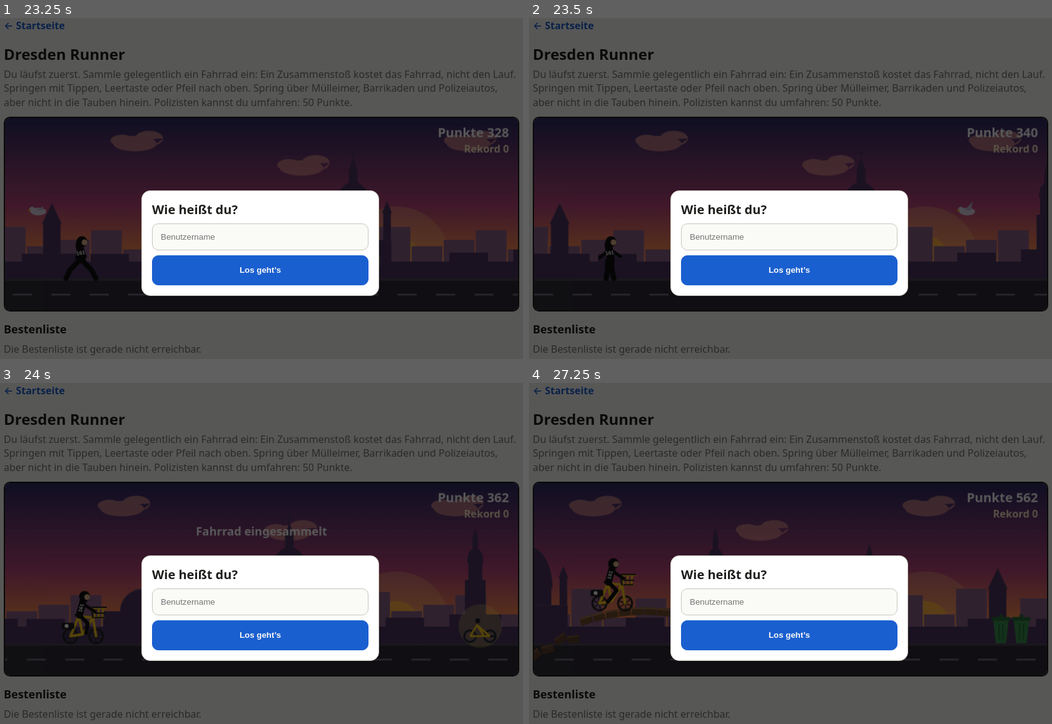
Above: before the commit, frames 1-4 (two rows, left to right).
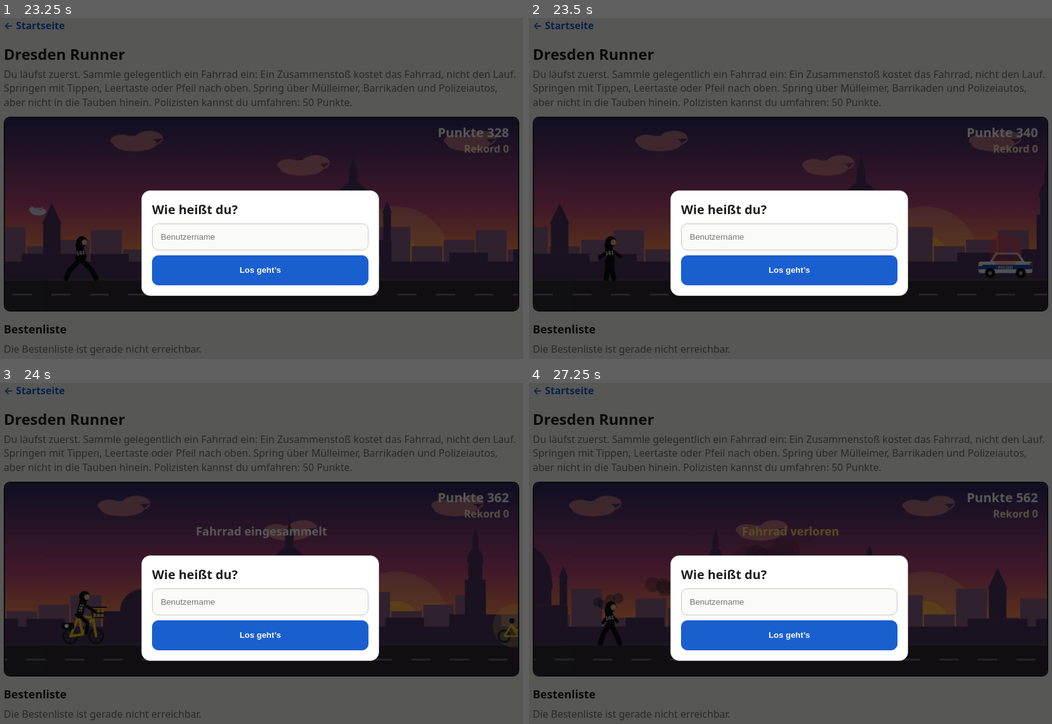
Above: after the commit, the same moments.

Repository: Tommy-9-7/sudoku
Game: browser game, page runner.html
Same seed, same stepped clock (60 frames per second), same inputs: the game is played once before the commit and once after it.
Inputs (mouse positions are in pixels of both pictures, inside the frame that each line leads up to):
- Up to frame 1 (23.25 s): click (261, 212) at 0.27 s; tap Right at 1.03 s; tap W at 15.02 s
- Up to frame 2 (23.5 s): no input
- Up to frame 3 (24 s): no input
- Up to frame 4 (27.25 s): no input

Frame 1 is identical in both runs. In frame 2, 0.5% of the frame differs, in the area x 81-97%, y 54-77%; in frame 3, 0.1%; in frame 4, 1.5%, in the area x 0-96%, y 42-82%.

Commit message:
Remove collapsing bridges from runner
Co-authored-by: copilot-swe-agent[bot] <198982749+Copilot@users.noreply.github.com>

Diff:
--- a/runner.html
+++ b/runner.html
@@ -39,8 +39,8 @@
 const API_HEADERS={apikey:SB_KEY,"Content-Type":"application/json"};
 const esc=s=>String(s).replace(/[&<>"]/g,c=>({"&":"&amp;","<":"&lt;",">":"&gt;",'"':"&quot;"}[c]));
 let roundSaved=false;
-let st="ready",sp,dist=0,obs,nextGap,py,vy,wr,overT=0,last=0,bonus=0,smoke=[],pops=[],ridingTram=null,ridingBridge=null,hasBike=false,bikeMsgT=0,bikeMsg="",invulnT=0;
-function reset(){roundSaved=false;sp=7.2;dist=0;obs=[];nextGap=300;py=GY;vy=0;wr=0;bonus=0;smoke=[];pops=[];ridingTram=null;ridingBridge=null;hasBike=false;bikeMsgT=0;bikeMsg="";invulnT=0}
+let st="ready",sp,dist=0,obs,nextGap,py,vy,wr,overT=0,last=0,bonus=0,smoke=[],pops=[],ridingTram=null,hasBike=false,bikeMsgT=0,bikeMsg="",invulnT=0;
+function reset(){roundSaved=false;sp=7.2;dist=0;obs=[];nextGap=300;py=GY;vy=0;wr=0;bonus=0;smoke=[];pops=[];ridingTram=null;hasBike=false;bikeMsgT=0;bikeMsg="";invulnT=0}
 function askName(){
   const ov=document.createElement("div");ov.className="ov";
   ov.innerHTML='<div class="modal" role="dialog" aria-modal="true"><h2>Wie heißt du?</h2><input id="nm" maxlength="20" placeholder="Benutzername" autocomplete="off"><button id="saveName" type="button">Los geht’s</button></div>';
@@ -91,7 +91,7 @@
 function jump(){
   if(st==="ready"){reset();st="run";return}
   if(st==="over"){if(performance.now()-overT>400){reset();st="run"}return}
-  if(py>=GY||ridingTram||ridingBridge){vy=-13.5;ridingTram=null;ridingBridge=null}
+  if(py>=GY||ridingTram){vy=-13.5;ridingTram=null}
 }
 cv.addEventListener("pointerdown",e=>{e.preventDefault();jump()});
 document.addEventListener("keydown",e=>{
@@ -107,11 +107,10 @@
     else if(r<.2)o={k:"bin",w:26,h:40};
     else if(r<.32)o={k:"bin2",w:58,h:40};
     else if(r<.46)o={k:"stack",w:26,h:82};
-    else if(r<.53&&dist>700)o={k:"bridge",w:360,h:56,collapseU:0};
-    else if(r<.65)o={k:"bar",w:44,h:44};
-    else if(r<.71&&dist>2500)o={k:"bar2",w:96,h:44};
-    else if(r<.85&&dist>1500)o={k:"bird",w:28,h:10,rs:2.5};
-    else if(r<.93&&dist>800)o={k:"car",w:84,h:42,rs:.25};
+    else if(r<.6)o={k:"bar",w:44,h:44};
+    else if(r<.66&&dist>2500)o={k:"bar2",w:96,h:44};
+    else if(r<.8&&dist>1500)o={k:"bird",w:28,h:10,rs:2.5};
+    else if(r<.88&&dist>800)o={k:"car",w:84,h:42,rs:.25};
     else o={k:"cop",w:26,h:60,rs:Math.random()<.5?0:2.5};
   }
   if(o.rs>=5&&obs.length&&obs[obs.length-1].x>W-260)o={k:"bin",w:26,h:40};
@@ -147,24 +146,6 @@
   for(const o of obs){
     if(o.fly||o.k==="beer"||o.k==="pickup")continue;
     if(invulnT>0)continue;
-    if(o.k==="bridge"){
-      const u=(PX+30-o.x)/o.w;
-      if(u>=0&&u<=1){
-        const surface=bridgeSurface(o,u);
-        const grounded=previousPy>=GY-1&&py>=GY-1&&vy>=0;
-        const landed=previousPy<=surface&&py>=surface&&vy>=0;
-        if(ridingBridge===o||grounded||landed){
-          py=surface;vy=0;ridingBridge=o;
-          o.collapseU=Math.max(o.collapseU,Math.max(0,u-.12));
-        }
-      }else if(u>1&&o.collapseU>0){
-        o.collapseU=1;
-        if(ridingBridge===o)ridingBridge=null;
-      }else if(ridingBridge===o){
-        ridingBridge=null;
-      }
-      continue;
-    }
     if(o.k==="tram"){
       const overlaps=PX+8<o.x+o.w-4&&PX+52>o.x+4;
       const top=GY-o.h;
@@ -191,7 +172,7 @@
 }
 function hitObstacle(o){
   if(hasBike){
-    hasBike=false;o.dead=1;ridingTram=null;ridingBridge=null;bikeMsgT=90;bikeMsg="Fahrrad verloren";
+    hasBike=false;o.dead=1;ridingTram=null;bikeMsgT=90;bikeMsg="Fahrrad verloren";
     return false;
   }
   st="over";overT=performance.now();
@@ -382,26 +363,6 @@
 
   txt("DVB",x+segment,y+62,11,"#202020");
 }
-function bridgeSurface(o,u){return GY-o.h*4*u*(1-u)}
-function bridge(o){
-  const sections=18,sectionW=o.w/sections;
-  for(const u of[.22,.78]){
-    if(u<=o.collapseU)continue;
-    const x=o.x+o.w*u,y=bridgeSurface(o,u);
-    ctx.strokeStyle="#533722";ctx.lineWidth=7;ctx.beginPath();ctx.moveTo(x,y+5);ctx.lineTo(x,GY+5);ctx.stroke();
-  }
-  for(let i=0;i<sections;i++){
-    const u=(i+.5)/sections,collapsed=u<o.collapseU;
-    const x=o.x+o.w*u;
-    let y=bridgeSurface(o,u);
-    if(collapsed)y+=18+Math.sin(i*2.7)*5;
-    const slope=(bridgeSurface(o,Math.min(1,u+.01))-bridgeSurface(o,Math.max(0,u-.01)))/(o.w*.02);
-    ctx.save();ctx.translate(x,y+6);ctx.rotate(Math.atan(slope)+(collapsed?(i%2?.22:-.2):0));
-    ctx.fillStyle=collapsed?"#5b402c":"#704a2d";ctx.fillRect(-sectionW/2,-6,sectionW-1,12);
-    ctx.fillStyle=collapsed?"#765238":"#9b7047";ctx.fillRect(-sectionW/2,-6,sectionW-1,3);
-    ctx.restore();
-  }
-}
 function cop(x){
   ctx.fillStyle="#1c2b57";ctx.fillRect(x+6,GY-24,6,24);ctx.fillRect(x+15,GY-24,6,24);
   ctx.fillStyle="#2f4b9a";ctx.fillRect(x+3,GY-46,21,24);ctx.fillRect(x-1,GY-44,5,18);ctx.fillRect(x+23,GY-44,5,18);
@@ -423,7 +384,7 @@
   ctx.fillStyle="#6d6575";for(let x=-(dist%60);x<W;x+=60)ctx.fillRect(x,GY+24,30,3);
   for(const s of smoke){ctx.fillStyle="rgba(35,30,42,"+Math.max(0,s.a)+")";ctx.beginPath();ctx.arc(s.x,s.y,s.r,0,7);ctx.fill()}
   for(const o of obs){
-    if(o.k==="beer")beerPickup(o);else if(o.k==="pickup")bikePickup(o);else if(o.k==="bridge")bridge(o);else if(o.k==="tram")tram(o);else if(o.k==="bin")bin(o.x);else if(o.k==="bin2"){bin(o.x);bin(o.x+32)}else if(o.k==="bar")barricade(o.x);
+    if(o.k==="beer")beerPickup(o);else if(o.k==="pickup")bikePickup(o);else if(o.k==="tram")tram(o);else if(o.k==="bin")bin(o.x);else if(o.k==="bin2"){bin(o.x);bin(o.x+32)}else if(o.k==="bar")barricade(o.x);
     else if(o.k==="stack"){bin(o.x);bin(o.x,41)}else if(o.k==="bar2"){barricade(o.x);barricade(o.x+52)}else if(o.k==="bird")bird(o);else if(o.k==="car")car(o);
     else if(o.fly){ctx.save();ctx.translate(o.x+13,GY-30+o.fy);ctx.rotate(o.rot);ctx.translate(-(o.x+13),-(GY-30));cop(o.x);ctx.restore()}
     else cop(o.x)}
